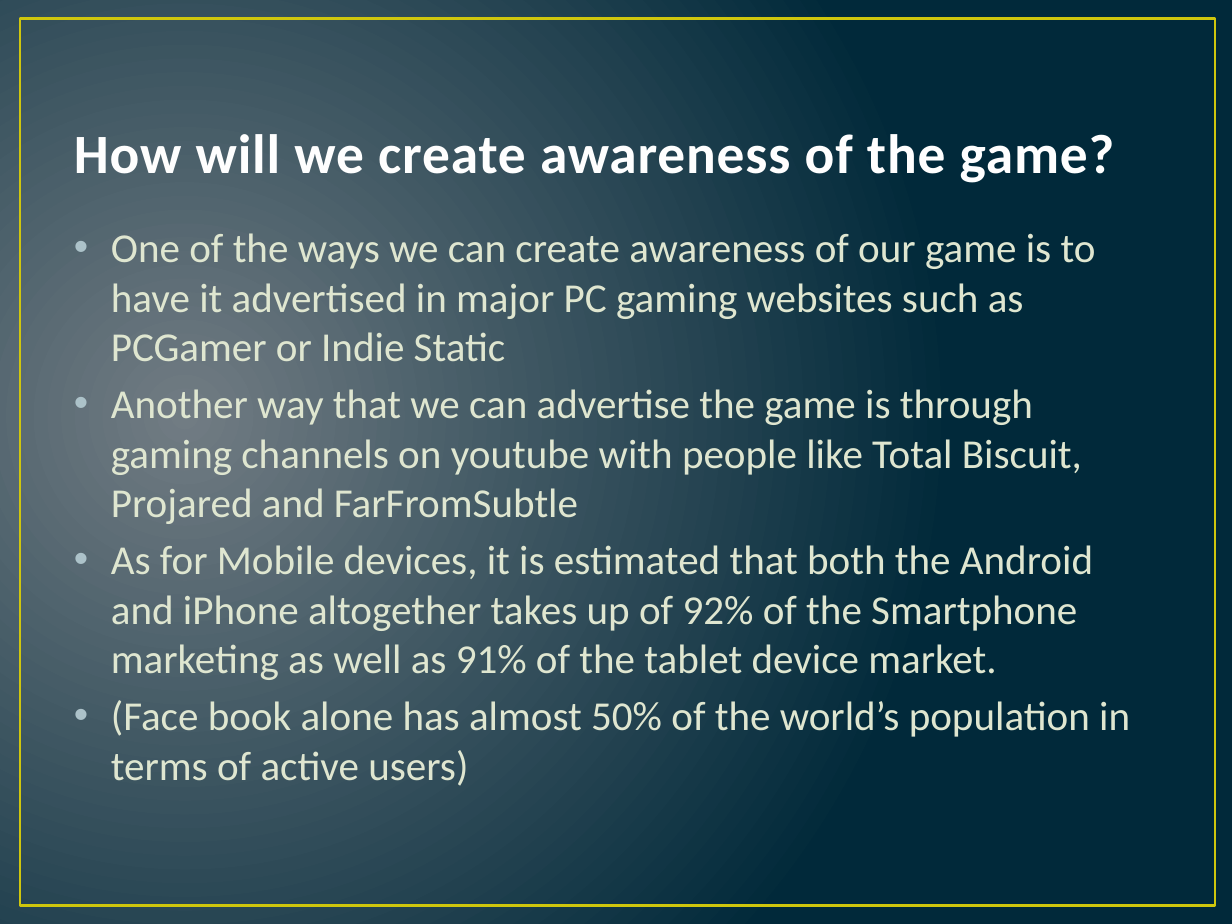
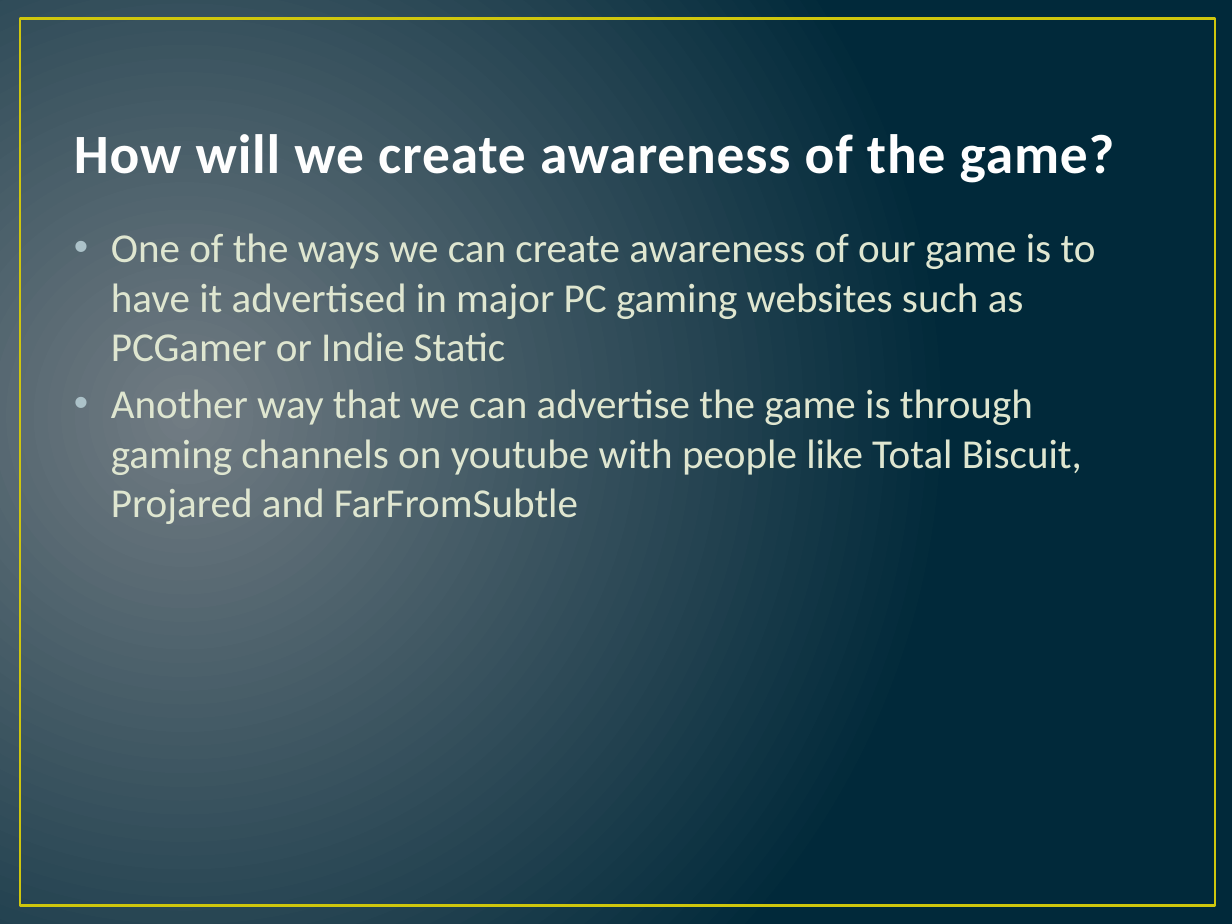
Before and after one commit to Acularius/Pixel-Brother, a slide deck: slide 6 of Assignment/Marketing Presentation/Marketing Presentation Final.pptx. Drawn at 1232x924 pixels with LibreOffice and Linux fonts; fonts in the diff are those of the drawing. Boxes give left, top, right and bottom in pixels: in the first picture for what was removed or moved away, otherwise in the second. Text is boxed around its words. In the diff, an @@ line names an element or a change of style, - is before the commit and + after.

```diff
--- a/Assignment/Marketing Presentation/Marketing Presentation Final.pptx
+++ b/Assignment/Marketing Presentation/Marketing Presentation Final.pptx
@@ text at bbox=[111, 545, 1130, 786]: paragraphs removed @@
-• As for Mobile devices, it is estimated that both the Android and iPhone altogether takes up of 92% of the Smartphone marketing as well as 91% of the tablet device market.
-• (Face book alone has almost 50% of the world’s population in terms of active users)
```
Also in this commit, not shown: 1 other slide changed, 1 slide removed.
